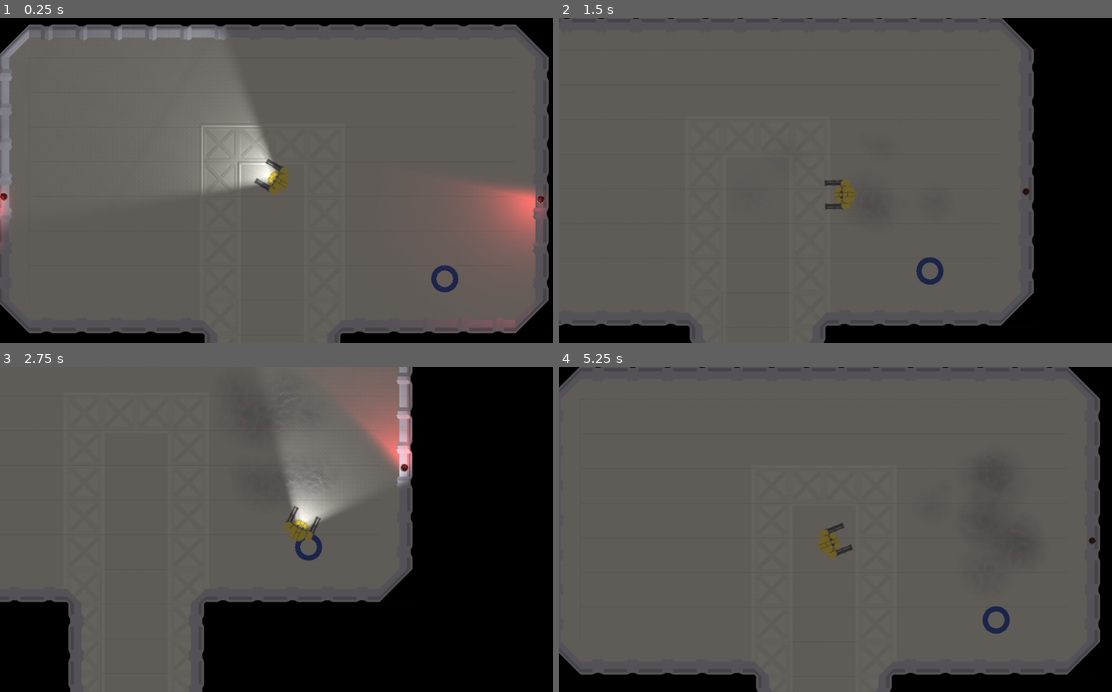
Above: before the commit, frames 1-4 (two rows, left to right).
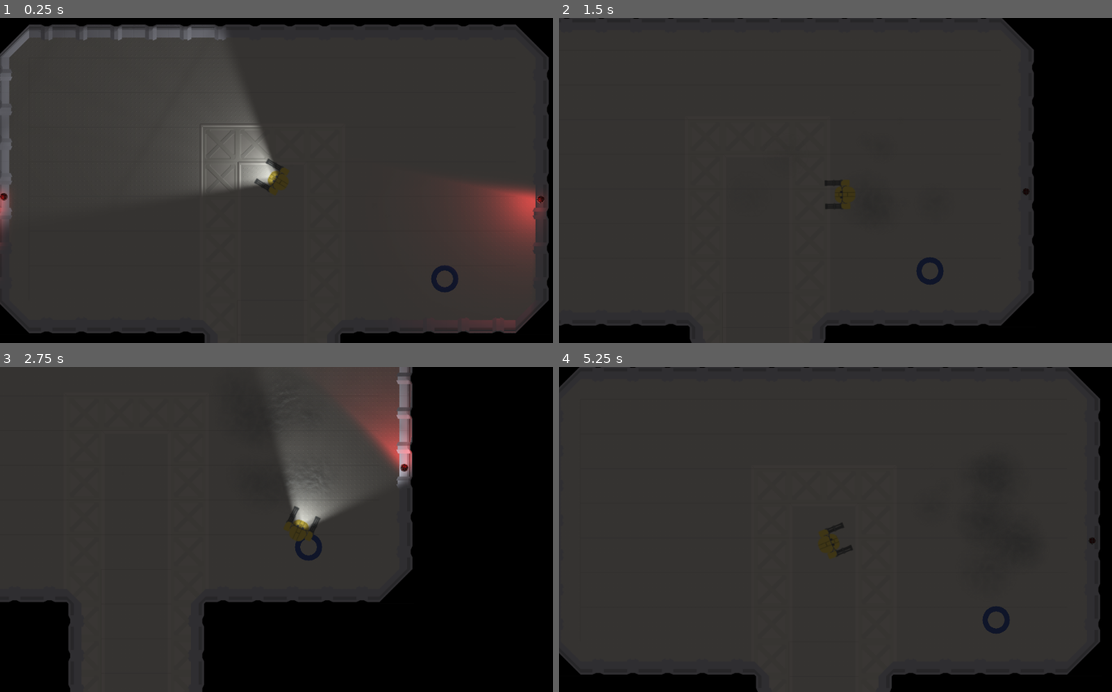
Above: after the commit, the same moments.

Repository: Henelik/robobill
Game: Godot game, scene res://scenes/light test.tscn
Same seed, same stepped clock (60 frames per second), same inputs: the game is played once before the commit and once after it.
Inputs (mouse positions are in pixels of both pictures, inside the frame that each line leads up to):
- Up to frame 1 (0.25 s): no input
- Up to frame 2 (1.5 s): move the mouse to (957, 164) at 0.52 s; hold D (right) 0.53-1.28 s; hold L (light) 0.53-1.28 s; move the mouse to (724, 196) at 1.27 s; hold S (down) from 1.28 s (still down); click (724, 196) at 1.35 s
- Up to frame 3 (2.75 s): move the mouse to (331, 458) at 2.02 s; release S (down) at 2.03 s; hold D (right) from 2.03 s (still down); hold L (light) from 2.03 s (still down)
- Up to frame 4 (5.25 s): move the mouse to (807, 594) at 2.77 s; release D (right) at 2.78 s; release L (light) at 2.78 s; hold W (up) 2.78-3.53 s; click (807, 594) at 2.85 s; move the mouse to (1001, 578) at 3.52 s; hold L (light) 3.53-4.28 s; hold A (left) 3.53-5.03 s; move the mouse to (669, 480) at 4.27 s; click (669, 480) at 4.35 s; move the mouse to (863, 529) at 5.02 s; hold S (down) from 5.03 s (still down); hold L (light) from 5.03 s (still down)

The runs differ from the first frame. In frame 1, 94% of the frame differs, in the area x 0-100%, y 2-100%; in frame 2, 82%; in frame 3, 60%; in frame 4, 93%.

Commit message:
Added spinup and gunshot sounds to minigun

Diff:
--- a/playerParts/weapons/Minigun.gd
+++ b/playerParts/weapons/Minigun.gd
@@ -2,12 +2,11 @@
 
 var firing : bool = false
 
-export (float) var starting_fire_rate = 1
 export (float) var max_fire_rate = 10
 export (float) var fire_rate_acceleration = 5
 export (float) var spread_range = .01
 export (float) var casing_spread_range = .05
-var current_fire_rate : float = starting_fire_rate
+var current_fire_rate : float = 0
 var time_since_last_fire : float = 0
 
 export (NodePath) var animation_player_path
@@ -22,6 +21,15 @@
 export (NodePath) var casing_source_path
 var casing_source
 
+export (NodePath) var spinup_audio_path
+var spinup_audio
+
+export (NodePath) var gunshot_audio_path
+var gunshot_audio
+
+export (NodePath) var latch_audio_path
+var latch_audio
+
 export (String) var bullet_path
 var bullet_prefab
 
@@ -35,11 +43,13 @@
 	casing_prefab = load(casing_path)
 	heat_particles = get_node(heat_particles_path)
 	casing_source = get_node(casing_source_path)
+	spinup_audio = get_node(spinup_audio_path)
+	gunshot_audio = get_node(gunshot_audio_path)
 
 func _process(delta):
 	if firing:
 		current_fire_rate += fire_rate_acceleration*delta
-		current_fire_rate = min(max(current_fire_rate, starting_fire_rate), max_fire_rate)
+		current_fire_rate = min(current_fire_rate, max_fire_rate)
 		animation_player.play("Fire")
 		time_since_last_fire += delta
 		if time_since_last_fire > 1/current_fire_rate:
@@ -49,13 +59,19 @@
 	else:
 		current_fire_rate -= fire_rate_acceleration*delta
 		current_fire_rate = min(max(current_fire_rate, 0), max_fire_rate)
-		# time_since_last_fire = 1/starting_fire_rate
 	animation_player.playback_speed = current_fire_rate
 	# emit weapon smoke
 	if current_fire_rate == max_fire_rate:
 		heat_particles.emitting = true
 	else:
 		heat_particles.emitting = false
+	# play spinup audio
+	if current_fire_rate > .1:
+		if spinup_audio.playing == false:
+			spinup_audio.playing = true
+		spinup_audio.pitch_scale = (current_fire_rate/max_fire_rate)*.2+.8
+	else:
+		spinup_audio.playing = false
 
 func fire_bullet():
 	# spawn the bullet
@@ -68,6 +84,7 @@
 	else:
 		bullet.rotation = bullet_source.global_transform.get_rotation()+spread
 	bullet.projectile_ready()
+
 	# spawn the casing
 	var casing = casing_prefab.instance()
 	get_tree().get_root().add_child(casing)
@@ -79,3 +96,6 @@
 	else:
 		casing.rotation = casing_source.global_transform.get_rotation()+spread
 	casing.projectile_ready()
+
+	# play audio
+	gunshot_audio.playing = true
--- a/playerParts/weapons/Minigun.tscn
+++ b/playerParts/weapons/Minigun.tscn
@@ -1,11 +1,13 @@
-[gd_scene load_steps=9 format=2]
+[gd_scene load_steps=11 format=2]
 
-[ext_resource path="res://images/weapons/minigun/col.png" type="Texture" id=1]
-[ext_resource path="res://images/weapons/minigun/nor.png" type="Texture" id=2]
+[ext_resource path="res://weapons/minigun/col.png" type="Texture" id=1]
+[ext_resource path="res://weapons/minigun/nor.png" type="Texture" id=2]
 [ext_resource path="res://playerParts/weapons/Minigun.gd" type="Script" id=3]
 [ext_resource path="res://particles/smoke/smoke_material.tres" type="Material" id=4]
 [ext_resource path="res://particles/smoke/smoke_sheet_a.png" type="Texture" id=5]
 [ext_resource path="res://particles/smoke/smoke_sheet_nor.png" type="Texture" id=6]
+[ext_resource path="res://weapons/minigun/minigun_spin.wav" type="AudioStream" id=7]
+[ext_resource path="res://weapons/minigun/minigun_fire.wav" type="AudioStream" id=8]
 
 [sub_resource type="Animation" id=1]
 resource_name = "Fire"
@@ -70,13 +72,14 @@
 normal_map = ExtResource( 2 )
 vframes = 4
 hframes = 4
-frame = 15
 script = ExtResource( 3 )
 max_fire_rate = 20.0
 animation_player_path = NodePath("MinigunPlayer")
 bullet_source_path = NodePath("BulletSource")
 heat_particles_path = NodePath("HeatParticles")
 casing_source_path = NodePath("CasingSource")
+spinup_audio_path = NodePath("SpinupPlayer")
+gunshot_audio_path = NodePath("GunshotPlayer")
 bullet_path = "res://particles/bullet/bullet.tscn"
 casing_path = "res://particles/casing/Casing.tscn"
 
@@ -112,3 +115,11 @@
 
 [node name="CasingSource" type="Node2D" parent="."]
 position = Vector2( -14.2997, -25.0244 )
+
+[node name="SpinupPlayer" type="AudioStreamPlayer" parent="."]
+stream = ExtResource( 7 )
+volume_db = -15.0
+
+[node name="GunshotPlayer" type="AudioStreamPlayer" parent="."]
+stream = ExtResource( 8 )
+volume_db = -5.0
--- a/scenes/light test.tscn
+++ b/scenes/light test.tscn
@@ -96,7 +96,7 @@
 anim_speed_random = 0.1
 
 [node name="CanvasModulate" type="CanvasModulate" parent="."]
-color = Color( 0.47451, 0.47451, 0.47451, 1 )
+color = Color( 0.266667, 0.266667, 0.266667, 1 )
 
 [node name="Light2D" type="Light2D" parent="."]
 light_mask = 3
Renamed: images/weapons/minigun/col.png -> weapons/minigun/col.png
Not shown, changed: weapons/minigun/col.png.import
Not shown, added: weapons/minigun/minigun_fire.wav.import
Not shown, added: weapons/minigun/minigun_spin.wav.import
Renamed: images/weapons/minigun/nor.png -> weapons/minigun/nor.png
Not shown, changed: weapons/minigun/nor.png.import
Not shown, added: weapons/minigun/minigun_fire.wav
Not shown, added: weapons/minigun/minigun_spin.wav
